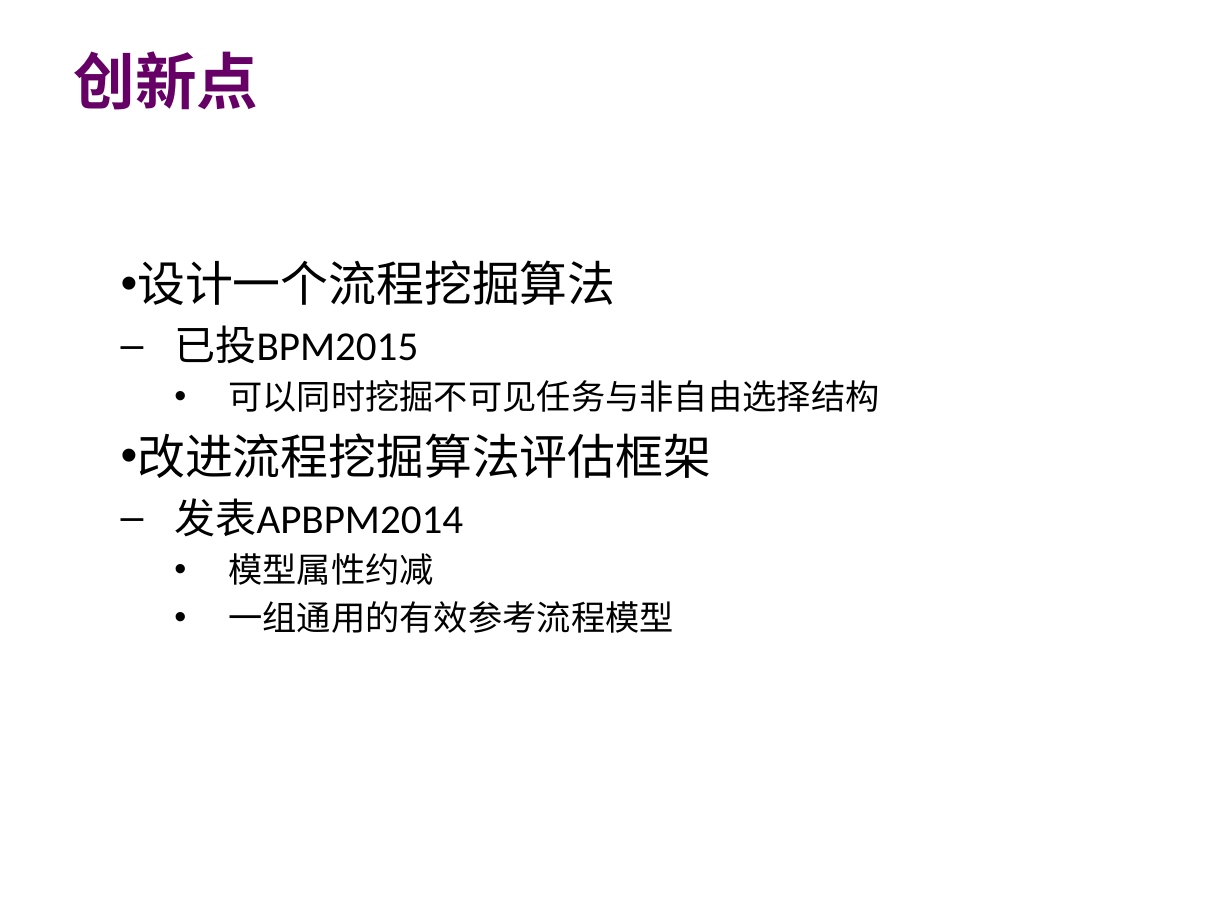
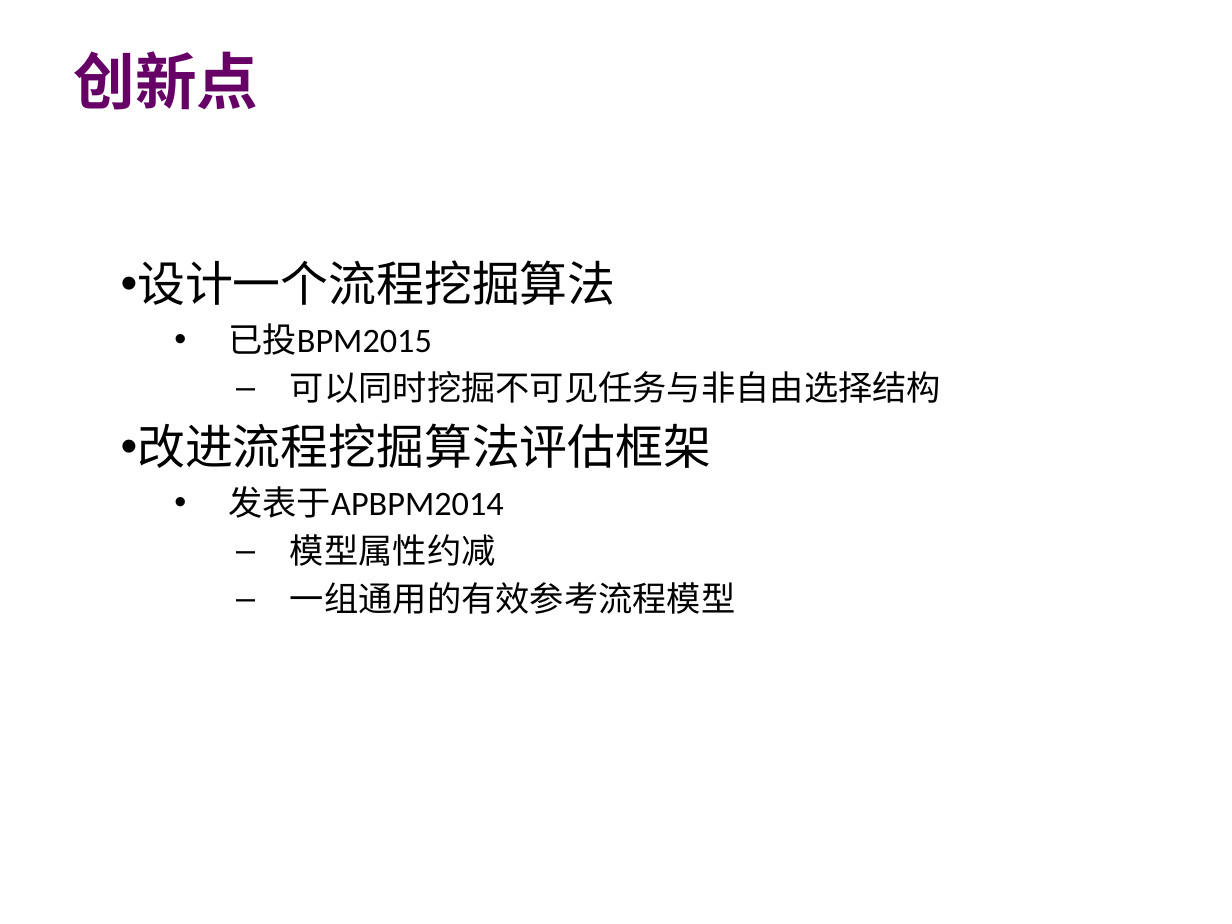
Before and after one commit to guoqinlong/Master-Thesis, a slide deck: slide 21 of 郭秦龙初稿汇报.pptx. Drawn at 1232x924 pixels with LibreOffice and Linux fonts; fonts in the diff are those of the drawing; background and template pictures are left out. Boxes give left, top, right and bottom in pixels: in the first picture for what was removed or moved away, otherwise in the second. Text is boxed around its words. In the diff, an @@ line names an element or a change of style, - is before the commit and + after.

```diff
--- a/郭秦龙初稿汇报.pptx
+++ b/郭秦龙初稿汇报.pptx
@@ text at (x1=228, y1=323, x2=941, y2=614): size 24 to 20 pt in "已投BPM2015"; bullet – to •; list level 2 to 3 in "已投BPM2015"; bullet • to –; list level 3 to 4 in "可以同时挖掘不可见任务与非自由选择结构"; list level 3 to 4 in "模型属性约减"; list level 3 to 4 in "一组通用的有效参考流程模型" @@
@@ text at (x1=228, y1=486, x2=503, y2=518): text changed; size 24 to 20 pt @@
-  – 发表APBPM2014
+    • 发表于APBPM2014
```
Also in this commit, not shown: 7 other slides changed.
